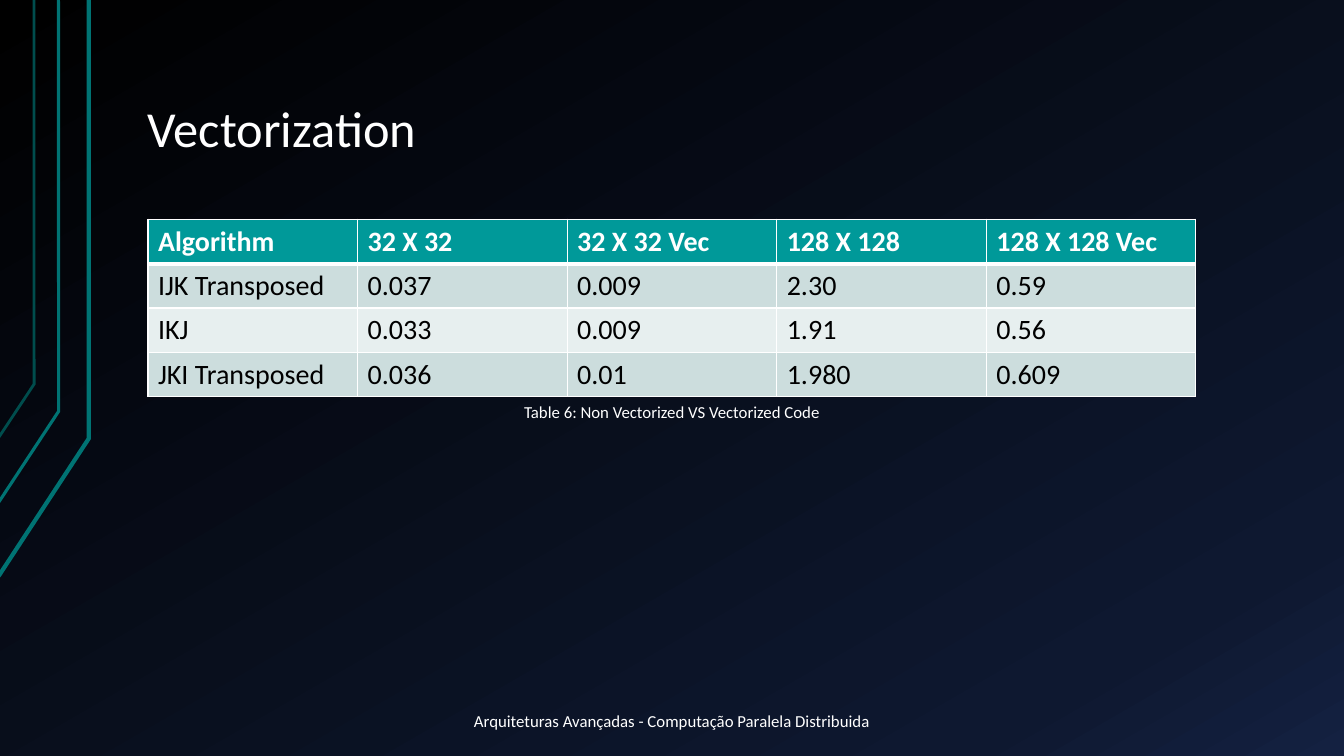
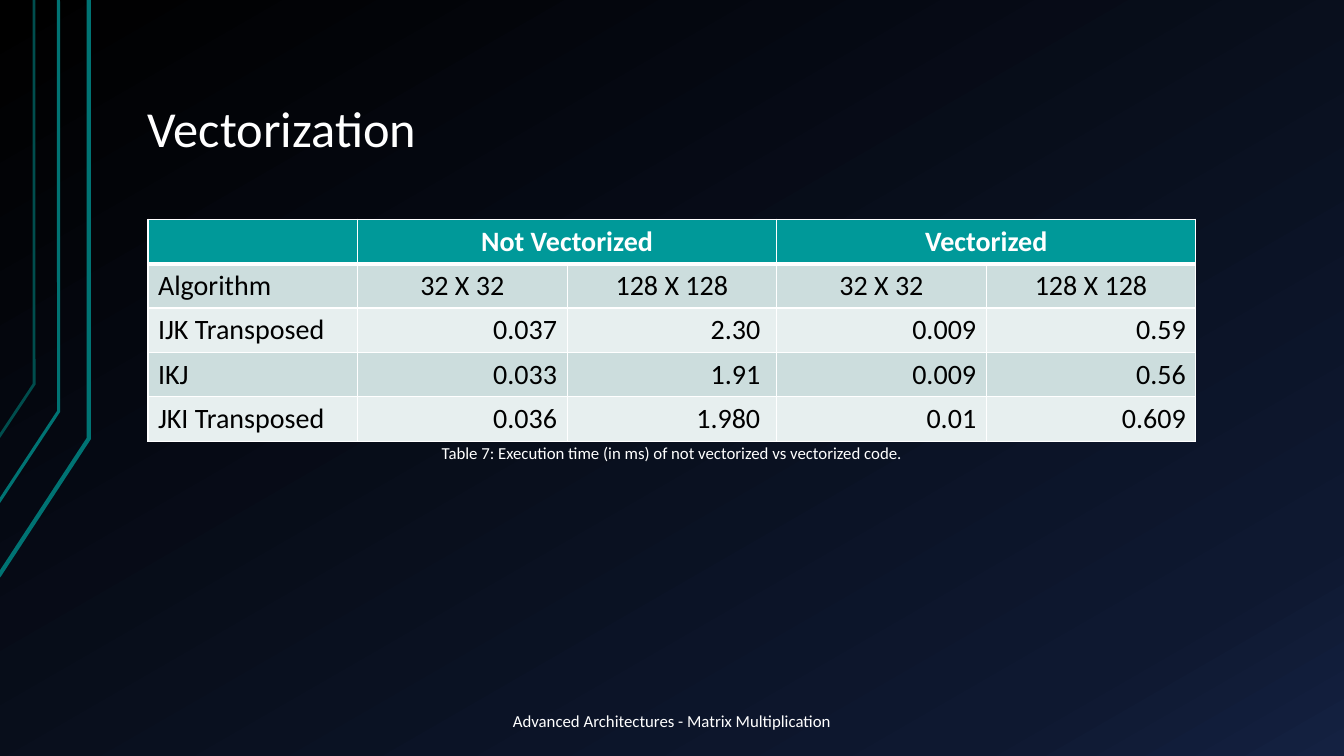
Before and after one commit to Frodo061/RegMatrix-Multiplication, a slide deck: slide 7 of AA_WorkAssignment_Pres.pptx. Drawn at 1344x756 pixels with LibreOffice and Linux fonts; fonts in the diff are those of the drawing. Boxes give left, top, right and bottom in pixels: in the first picture for what was removed or moved away, otherwise in the second. Text is boxed around its words. In the diff, an @@ line names an element or a change of style, - is before the commit and + after.

```diff
--- a/AA_WorkAssignment_Pres.pptx
+++ b/AA_WorkAssignment_Pres.pptx
@@ table at (148,220,1197,439) @@
-row 1: Algorithm | 32 X 32 | 32 X 32 Vec | 128 X 128 | 128 X 128 Vec
-row 2: IJK Transposed | 0.037 | 0.009 | 2.30 | 0.59
-row 3: IKJ | 0.033 | 0.009 | 1.91 | 0.56
-row 4: JKI Transposed | 0.036 | 0.01 | 1.980 | 0.609
+row 1:  | Not Vectorized |  | Vectorized | 
+row 2: Algorithm | 32 X 32 | 128 X 128 | 32 X 32 | 128 X 128
+row 3: IJK Transposed | 0.037 | 2.30 | 0.009 | 0.59
+row 4: IKJ | 0.033 | 1.91 | 0.009 | 0.56
+row 5: JKI Transposed | 0.036 | 1.980 | 0.01 | 0.609
@@ text at (442,447,901,461): text changed @@
-Table 6: Non Vectorized VS Vectorized Code
+Table 7: Execution time (in ms) of not vectorized vs vectorized code.
@@ text at (513,715,831,730): text changed @@
-Arquiteturas Avançadas - Computação Paralela Distribuida
+Advanced Architectures - Matrix Multiplication
```
Also in this commit, not shown: 7 other slides changed, 2 slides added, 2 slides removed.
